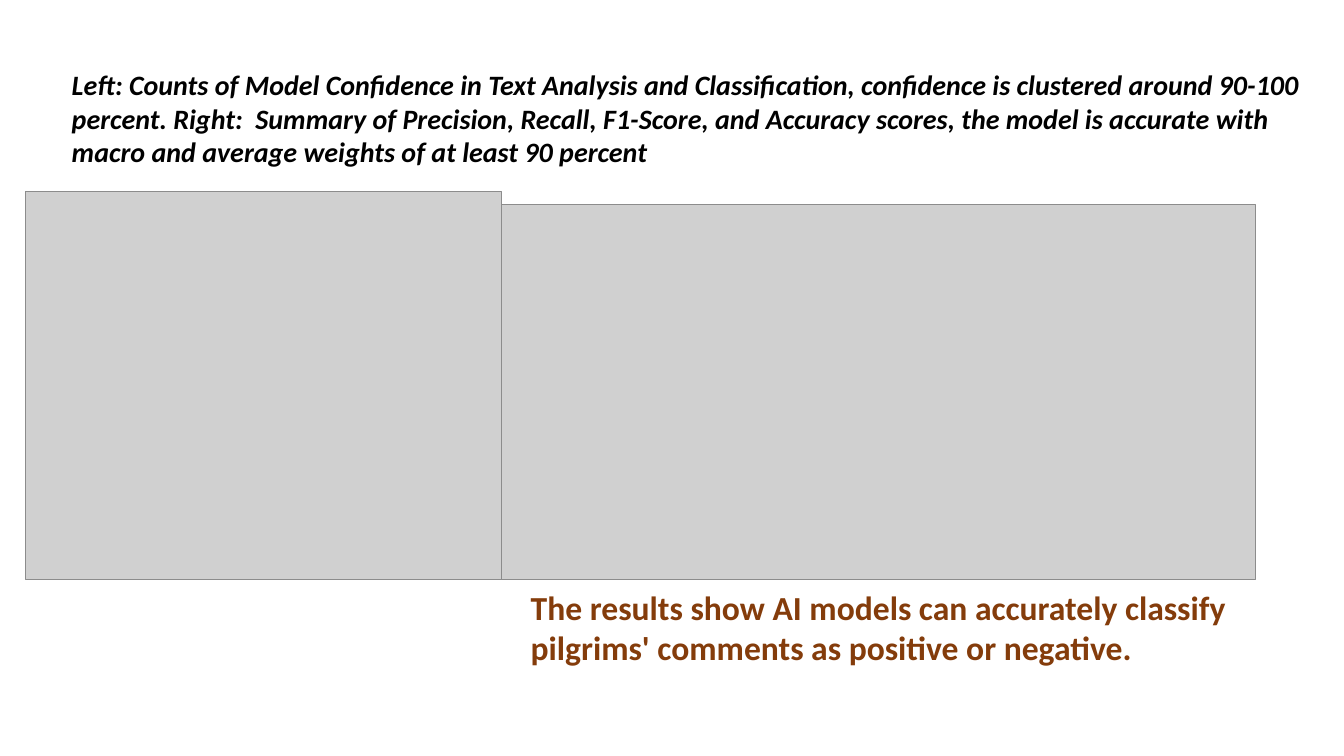
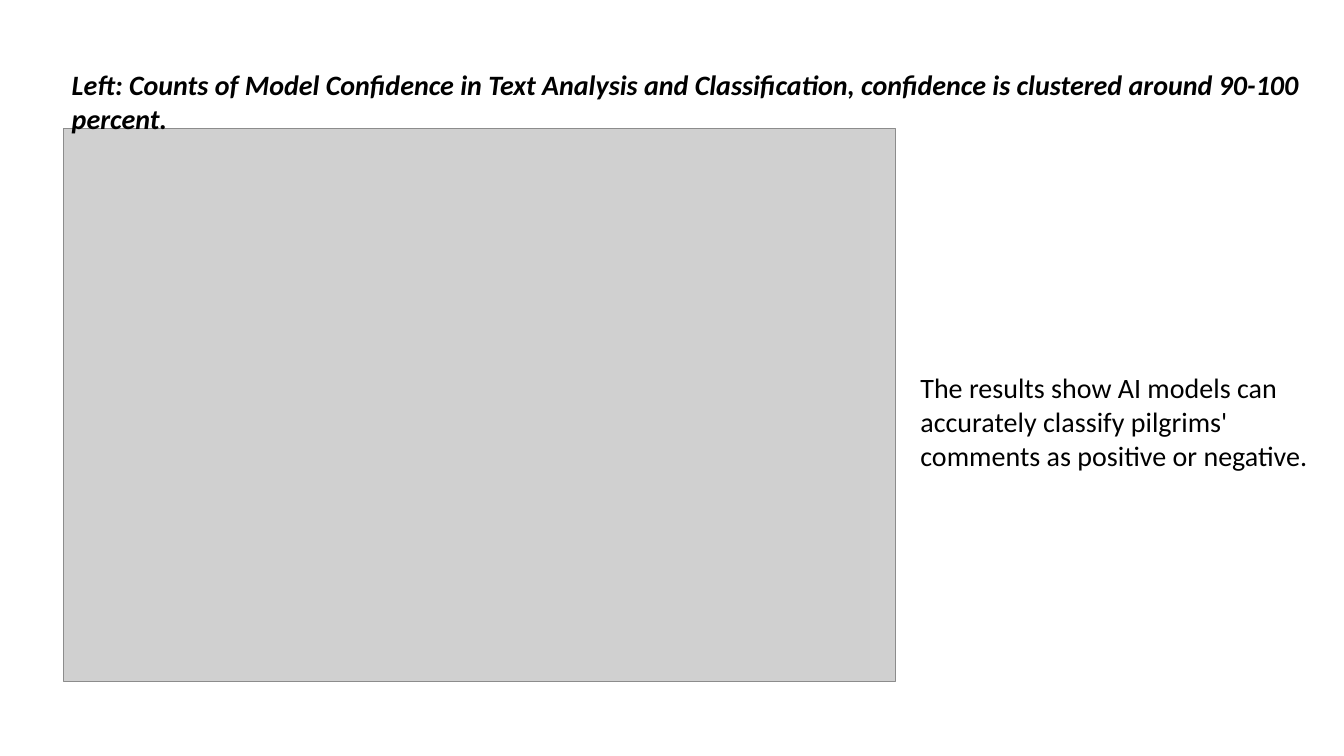
Before and after one commit to AllanDS-coder/pilgrim-sentiment-analysis, a slide deck: slide 41 of AI-Driven Analysis of Pilgrim Experiences Enhancing Hajj and Umrah Services Through Smart Data Insigh.pptx (slide 15 before the commit). Drawn at 1344x756 pixels with LibreOffice and Linux fonts; fonts in the diff are those of the drawing; grey boxes stand for pictures; background and template pictures are left out. Boxes give left, top, right and bottom in pixels: in the first picture for what was removed or moved away, otherwise in the second. Text is boxed around its words. In the diff, an @@ line names an element or a change of style, - is before the commit and + after.

```diff
--- a/AI-Driven Analysis of Pilgrim Experiences Enhancing Hajj and Umrah Services Through Smart Data Insigh.pptx
+++ b/AI-Driven Analysis of Pilgrim Experiences Enhancing Hajj and Umrah Services Through Smart Data Insigh.pptx
@@ text at bbox=[72, 75, 1299, 134]: text changed @@
-Left: Counts of Model Confidence in Text Analysis and Classification, confidence is clustered around 90-100 percent. Right: Summary of Precision, Recall, F1-Score, and Accuracy scores, the model is accurate with macro and average weights of at least 90 percent
+Left: Counts of Model Confidence in Text Analysis and Classification, confidence is clustered around 90-100 percent.
@@ picture: place and size @@
-picture at bbox=[26, 192, 502, 580]
+picture at bbox=[64, 129, 895, 682]
@@ picture removed at bbox=[502, 205, 1255, 580] @@
@@ text "The results show AI models ...": place and size @@
-text "The results show AI models ..." at bbox=[531, 596, 1226, 666]
+text "The results show AI models ..." at bbox=[920, 378, 1308, 471]
@@ text "The results show AI models ..." at bbox=[920, 378, 1308, 471]: size 24 to 20 pt, text colour #843C0B to #000000, bold off @@
```
Also in this commit, not shown: 11 other slides changed, 38 slides added, 3 slides removed, 1 other file.
